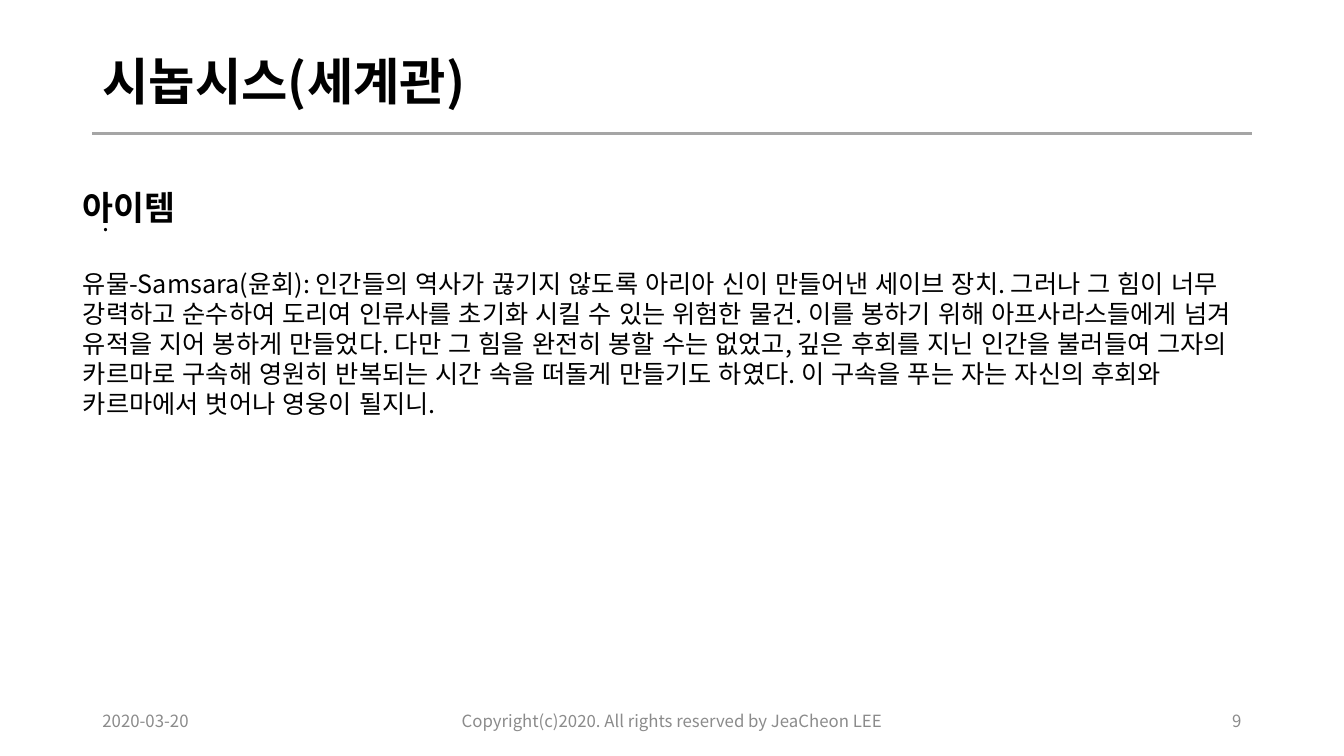
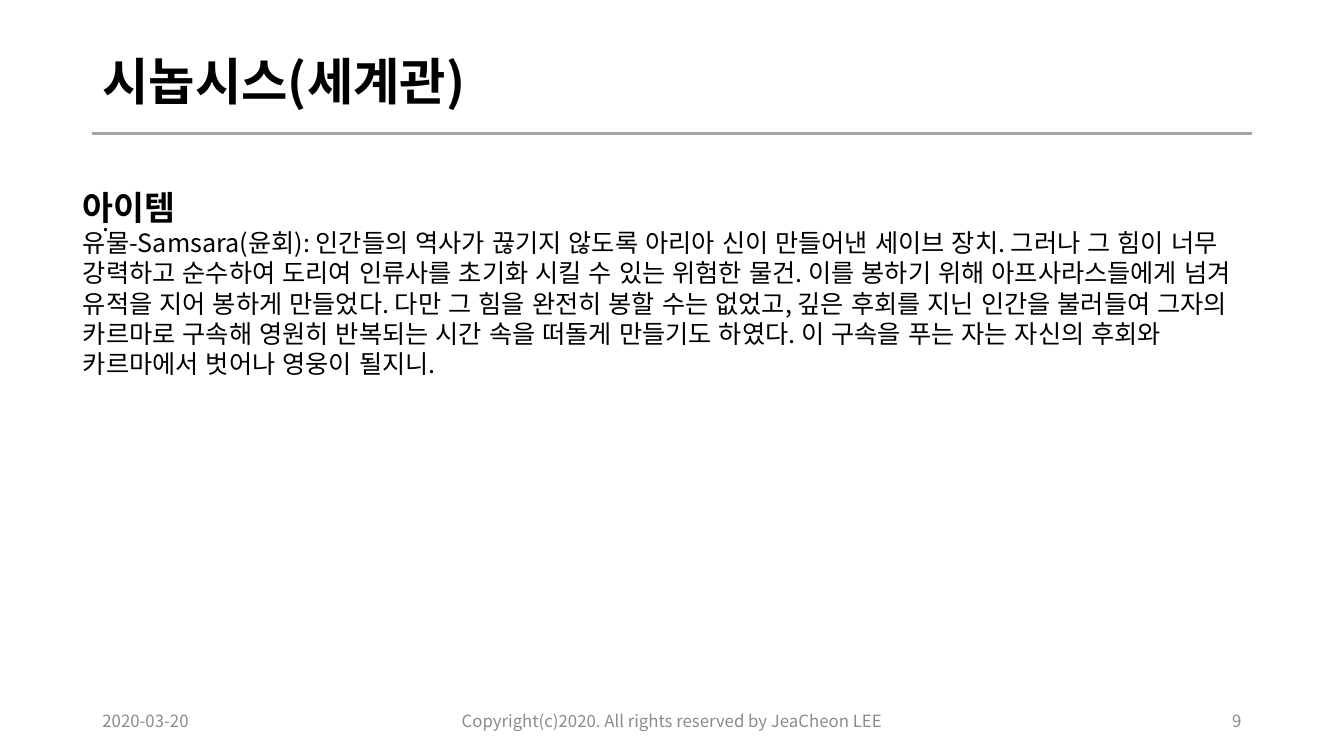
Before and after one commit to lee1030cjs/SemiProject_ActionRPG, a slide deck: slide 9 of 01.Document/01.컨셉기획/[SemiProject1]20200320_ActionRPG_concept_design_이재천_ver0.1.pptx. Drawn at 1344x756 pixels with LibreOffice and Linux fonts; fonts in the diff are those of the drawing. Boxes give left, top, right and bottom in pixels: in the first picture for what was removed or moved away, otherwise in the second. Text is boxed around its words. In the diff, an @@ line names an element or a change of style, - is before the commit and + after.

```diff
--- a/01.Document/01.컨셉기획/[SemiProject1]20200320_ActionRPG_concept_design_이재천_ver0.1.pptx
+++ b/01.Document/01.컨셉기획/[SemiProject1]20200320_ActionRPG_concept_design_이재천_ver0.1.pptx
@@ text "아이템" rewrapped from [83,191,1230,415] to [83,191,1230,375] @@
```
Also in this commit, not shown: 9 other slides changed, 1 slide added, 2 other files.
